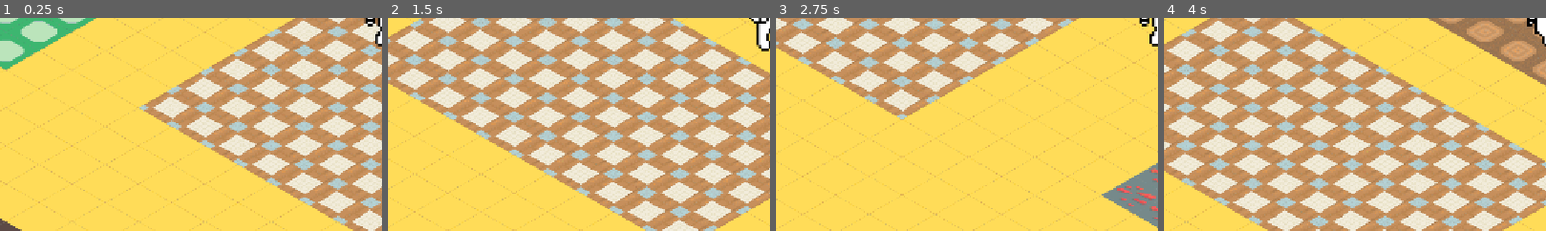
Above: before the commit, frames 1-4 (left to right).
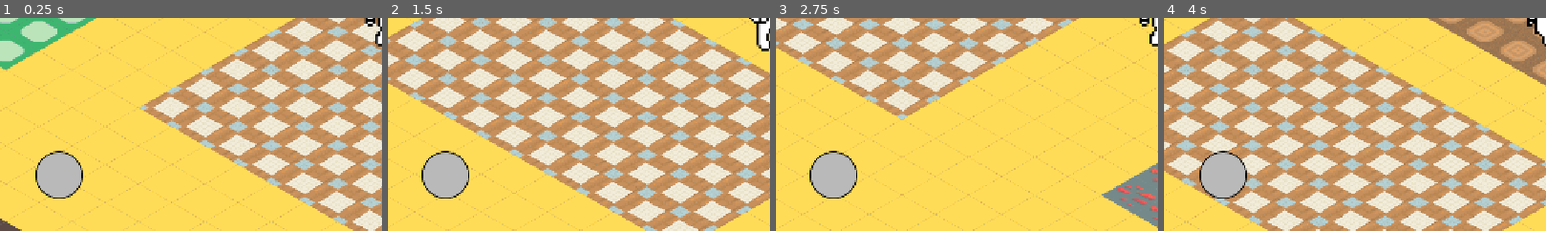
Above: after the commit, the same moments.

Repository: sairpa/sairpa.github.io
Game: Godot game, scene res://scenes/levels/tintu_map.tscn
Two runs of this game, one before a commit and one after it. Both use one fixed random seed, a clock stepped at 60 frames per second and the inputs below. This scene is started directly instead of the project's main scene.
Inputs:
- Up to frame 1 (0.25 s): no input
- Up to frame 2 (1.5 s): tap Enter at 0.5 s; hold Right (right) 0.53-1.28 s; tap Space (jump) at 0.77 s; hold Down (down) from 1.28 s (still down)
- Up to frame 3 (2.75 s): tap Space (jump) at 1.52 s; release Down (down) at 2.03 s; hold Right (right) from 2.03 s (still down)
- Up to frame 4 (4 s): release Right (right) at 2.78 s; hold W (up) 2.78-3.53 s; tap Space (jump) at 3.02, 3.77 s; hold Left (left) from 3.53 s (still down)
The pictures show only the part of the screen within x 0-50%, y 50-100%; the shares and areas given below are measured in that part.

The runs differ from the first frame. In frame 1, 2.2% of the frame differs, in the area x 9-22%, y 62-85%; in frame 2, 2.2%, in the area x 8-22%, y 62-85%; in frame 3, 2.2%; in frame 4, 2.1%.

Commit message:
Added touch controls init

Diff:
--- a/project.godot
+++ b/project.godot
@@ -118,6 +118,8 @@
 
 [input_devices]
 
+pointing/android/enable_long_press_as_right_click=true
+pointing/android/enable_pan_and_scale_gestures=true
 pointing/emulate_touch_from_mouse=true
 
 [physics]
--- a/scenes/entities/player/tintu.tscn
+++ b/scenes/entities/player/tintu.tscn
@@ -1,7 +1,9 @@
 [gd_scene format=3 uid="uid://gt1lm7ebo6hq"]
 
 [ext_resource type="Script" uid="uid://y7tx7ph0dn3k" path="res://scenes/entities/player/tintu.gd" id="1_lrs36"]
-[ext_resource type="Texture2D" uid="uid://cboje3ldwanva" path="res://assets/spritesheets/tintu_sheet.png" id="1_rfvod"]
+[ext_resource type="Texture2D" uid="uid://cmsxynalfq264" path="res://assets/spritesheets/tintu_sheet.png" id="1_rfvod"]
+[ext_resource type="Texture2D" uid="uid://ds7epy4hv38jd" path="res://assets/images/touch_button_unpressed.png" id="3_r1wtj"]
+[ext_resource type="Texture2D" uid="uid://dphnefcgbyt8v" path="res://assets/images/touch_button_pressed.png" id="4_6sfxx"]
 
 [sub_resource type="CapsuleShape2D" id="CapsuleShape2D_pb08y"]
 radius = 38.0
@@ -163,6 +165,12 @@
 
 [node name="Camera2D" type="Camera2D" parent="." unique_id=1312707149]
 
+[node name="TouchScreenButton" type="TouchScreenButton" parent="Camera2D" unique_id=1965787806]
+position = Vector2(-586, 226)
+texture_normal = ExtResource("3_r1wtj")
+texture_pressed = ExtResource("4_6sfxx")
+action = "up"
+
 [node name="AnimationPlayer" type="AnimationPlayer" parent="." unique_id=772945521]
 libraries/ = SubResource("AnimationLibrary_r1wtj")
 autoplay = &"idle"
Binary file added: assets/images/touch_button_pressed.png
Binary file added: assets/images/touch_button_unpressed.png
Not shown, added: assets/images/demo_video_Screencast_01_27_2025_01_15_47_PM.webm
